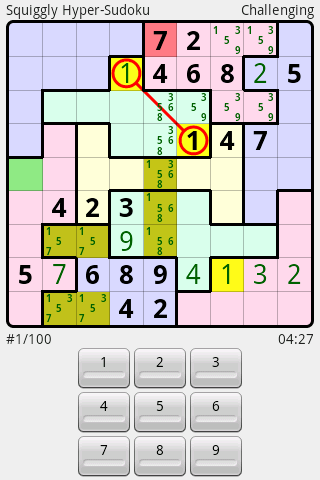
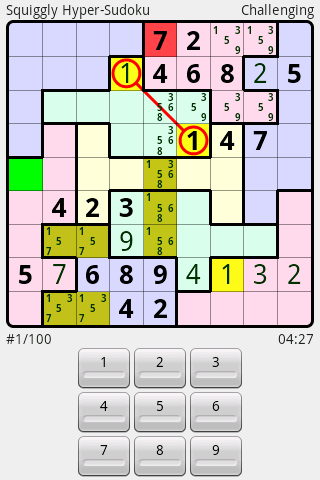
The second w=320, h=480 image is a revision of the first. Changes to its layers:
"GridV": opacity 25% → 40% over [42, 7, 278, 325]
"GridH": opacity 25% → 40% over [9, 56, 311, 292]
painted on "Values" over [46, 26, 301, 322]
"MarkedCellClue": opacity 44% → 69% over [145, 23, 177, 57]
"MarkedCellFree": opacity 44% → 100% over [9, 159, 43, 191]
